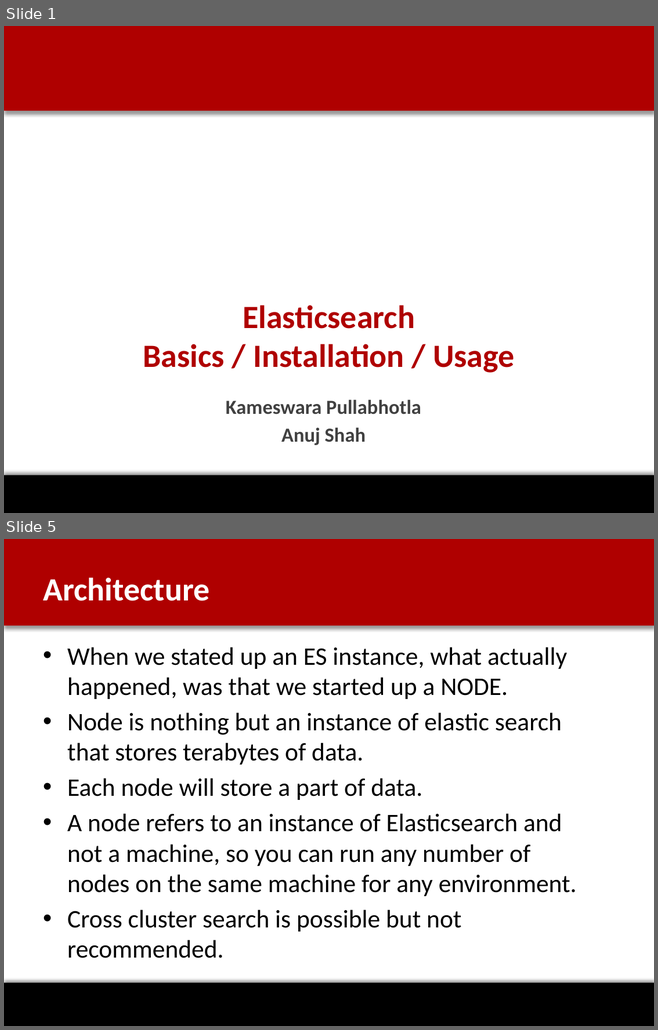
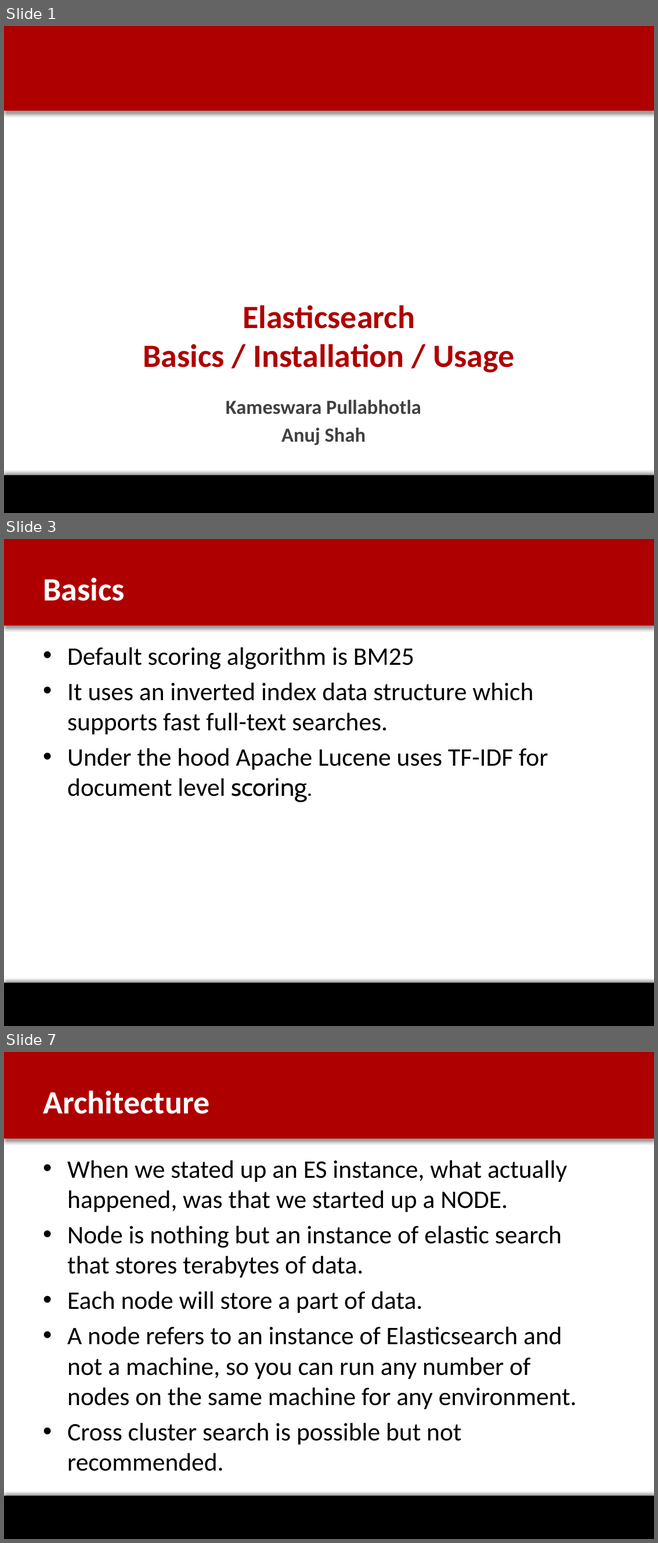
Before and after one commit to anujshah3/Elastic-Search, a slide deck: Elasticsearch_Spotlight.pptx. Shown one above the other, each under a label of ours: slides 1 and 5 before the commit, slides 1, 3 and 7 after it; the slides between them are not shown. The pictures are 658x1030 and 658x1543 pixels, drawn with LibreOffice and Linux fonts; fonts in the diff are those of the drawing; background and template pictures are left out. Boxes give left, top, right and bottom in pixels: in the first picture for what was removed or moved away, otherwise in the second. Text is boxed around its words. In the diff, an @@ line names an element or a change of style, - is before the commit and + after.

```diff
--- a/Elasticsearch_Spotlight.pptx
+++ b/Elasticsearch_Spotlight.pptx
@@ slide 3 added at bbox=[4, 539, 654, 1026], background #FFFFFF; not listed: 2 template elements that a slide beside it also shows @@
@@ title added at bbox=[43, 577, 125, 601], 36 pt, text #FFFFFF, bold @@
+Basics
@@ text added at bbox=[67, 647, 547, 802], 28 pt, text #000000 @@
+• Default scoring algorithm is BM25
+• It uses an inverted index data structure which supports fast full-text searches.
+• Under the hood Apache Lucene uses TF-IDF for document level scoring.
@@ what was slide 5 is now slide 7 @@
```
Also in this commit, not shown: 5 slides changed, 2 other slides added, 2 slides removed.
